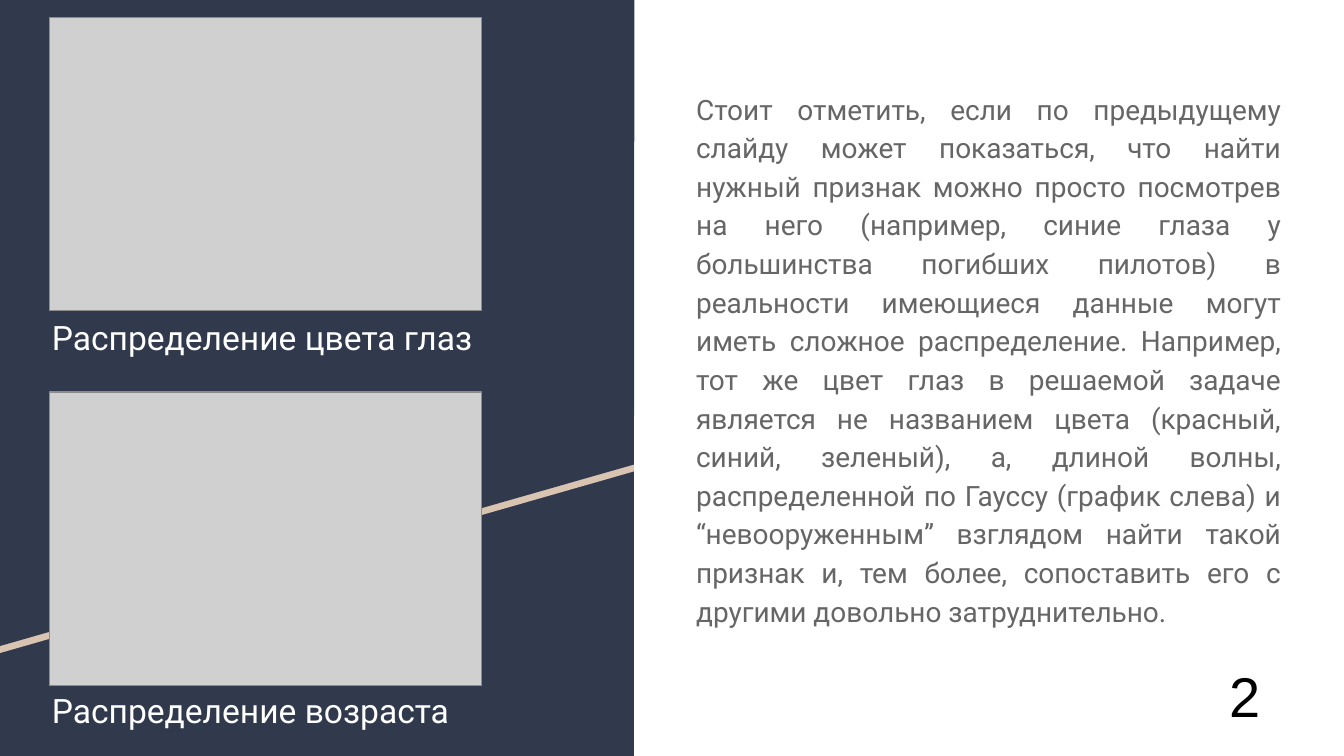
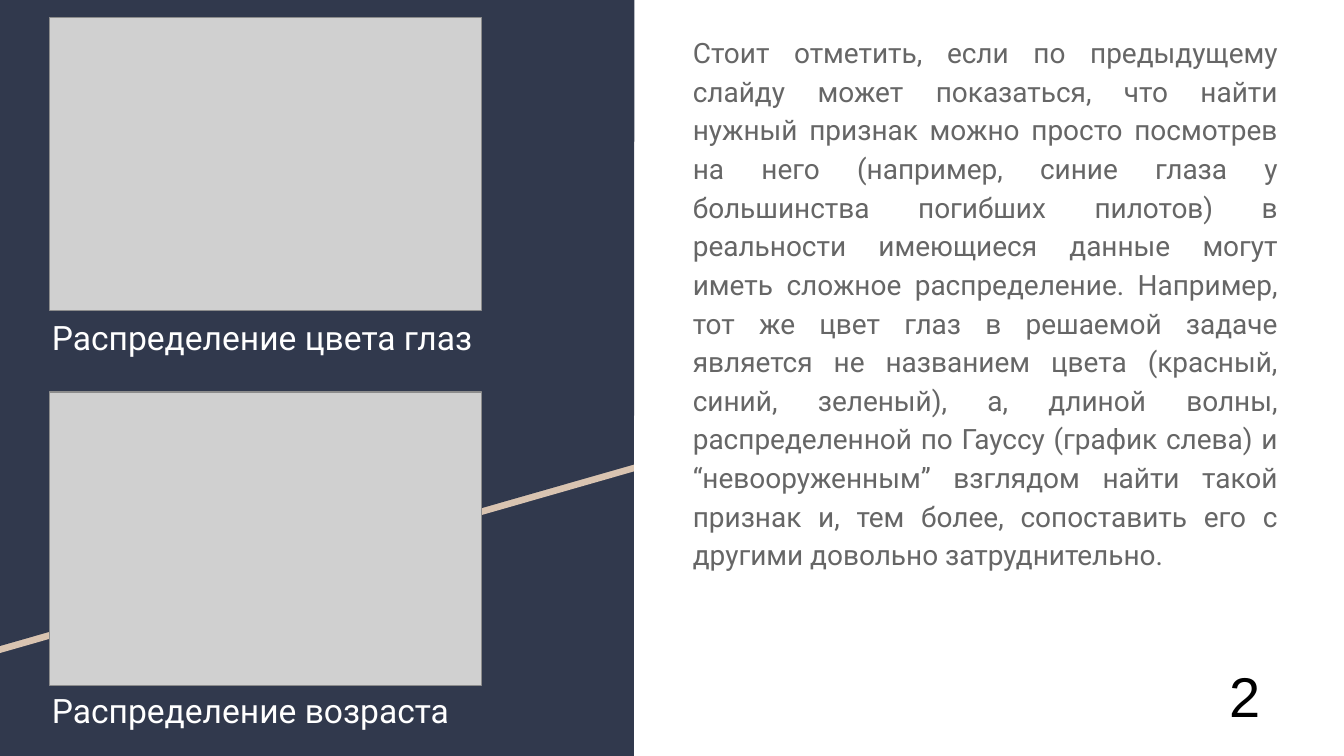
Before and after one commit to AlexanderUzunyan/TestProject, a slide deck: slide 3 of neuro/doc/TMVA.odp. Drawn at 1344x756 pixels with LibreOffice and Linux fonts; fonts in the diff are those of the drawing; grey boxes stand for pictures. Boxes give left, top, right and bottom in pixels: in the first picture for what was removed or moved away, otherwise in the second. Text is boxed around its words. In the diff, an @@ line names an element or a change of style, - is before the commit and + after.

```diff
--- a/neuro/doc/TMVA.odp
+++ b/neuro/doc/TMVA.odp
@@ text "Стоит отметить, если по предыдущему ..." moved from (x1=696, y1=100, x2=1281, y2=628) to (x1=693, y1=43, x2=1278, y2=571) @@
```
Also in this commit, not shown: 10 other slides changed, 3 slides added, 1 slide removed.
